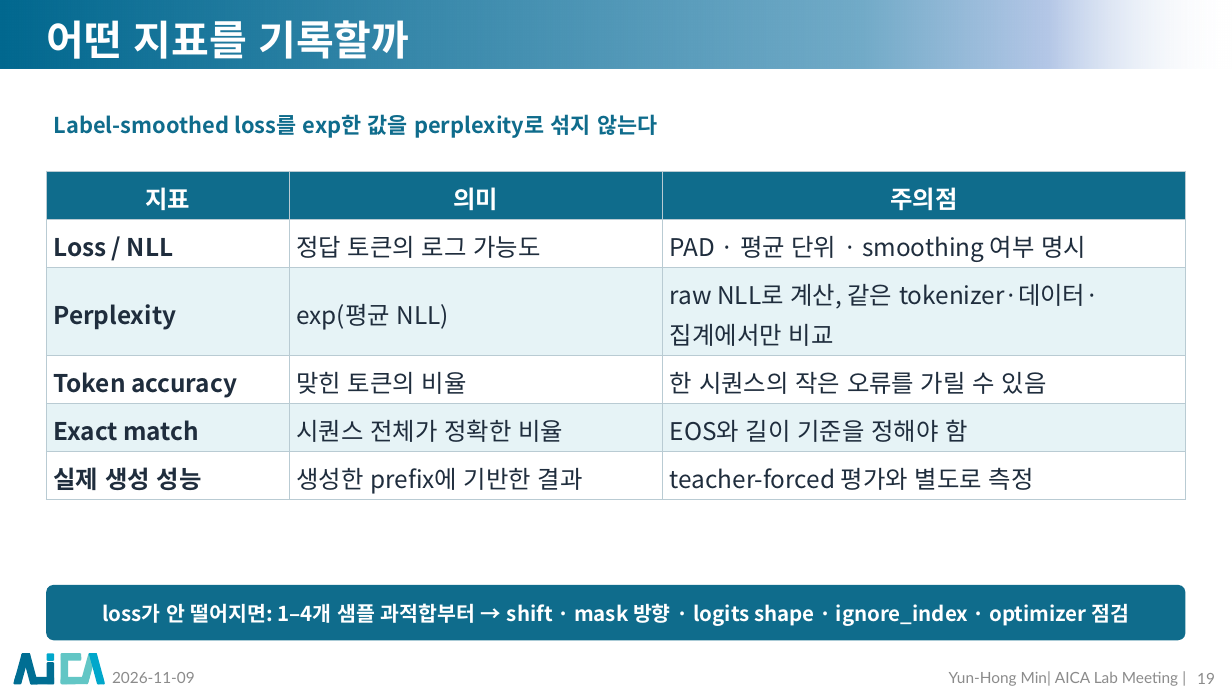
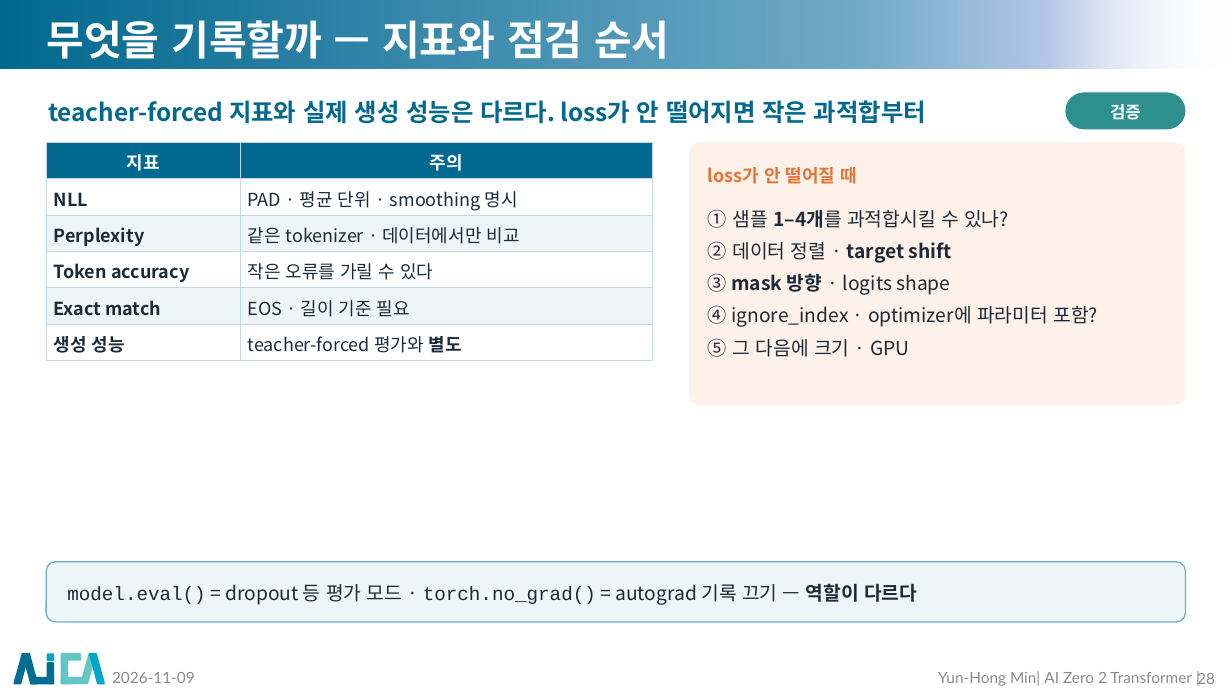
Before and after one commit to myunhh/AI-Zero-2-Transformers, a slide deck: slide 28 of lectures/week06_transformer_complete.pptx (slide 19 before the commit). Drawn at 1232x693 pixels with LibreOffice and Linux fonts; fonts in the diff are those of the drawing; background and template pictures are left out. Boxes give left, top, right and bottom in pixels: in the first picture for what was removed or moved away, otherwise in the second. Text is boxed around its words. In the diff, an @@ line names an element or a change of style, - is before the commit and + after.

```diff
--- a/lectures/week06_transformer_complete.pptx
+++ b/lectures/week06_transformer_complete.pptx
@@ title at (46, 20, 670, 59): text changed @@
-어떤 지표를 기록할까
+무엇을 기록할까 — 지표와 점검 순서
@@ text at (48, 100, 926, 124): text changed; size 17 to 19 pt; text colour #0F6C8C to #01688F @@
-Label-smoothed loss를 exp한 값을 perplexity로 섞지 않는다
+teacher-forced 지표와 실제 생성 성능은 다르다. loss가 안 떨어지면 작은 과적합부터
@@ rounded rectangle added at (1066, 92, 1186, 129), fill #2E8F8F, 13 pt, text #FFFFFF, bold @@
+검증
@@ table at (46, 142, 653, 360) @@
-column 1: 지표 | Loss / NLL | Perplexity | Token accuracy | Exact match | 실제 생성 성능
-column 2: 의미 | 정답 토큰의 로그 가능도 | exp(평균 NLL) | 맞힌 토큰의 비율 | 시퀀스 전체가 정확한 비율 | 생성한 prefix에 기반한 결과
-column 3: 주의점 | PAD · 평균 단위 · smoothing 여부 명시 | raw NLL로 계산, 같은 tokenizer·데이터·집계에서만 비교 | 한 시퀀스의 작은 오류를 가릴 수 있음 | EOS와 길이 기준을 정해야 함 | teacher-forced 평가와 별도로 측정
+column 1: 지표 | NLL | Perplexity | Token accuracy | Exact match | 생성 성능
+column 2: 주의 | PAD · 평균 단위 · smoothing 명시 | 같은 tokenizer · 데이터에서만 비교 | 작은 오류를 가릴 수 있다 | EOS · 길이 기준 필요 | teacher-forced 평가와 별도
@@ table: place and size @@
-table at (46, 171, 1186, 498)
+table at (46, 142, 653, 360)
@@ rounded rectangle added at (689, 142, 1186, 405), fill #FDF1E9 @@
@@ text added at (708, 167, 857, 184), 14 pt, text #E97132, bold @@
+loss가 안 떨어질 때
@@ text added at (708, 209, 1098, 357), 15 pt, text #1B2A36 @@
+① 샘플 1–4개를 과적합시킬 수 있나?
+② 데이터 정렬 · target shift
+③ mask 방향 · logits shape
+④ ignore_index · optimizer에 파라미터 포함?
+⑤ 그 다음에 크기 · GPU
@@ rounded rectangle added at (46, 562, 1186, 622), fill #EDF5F9, outline #72ABC8 1 pt, 15 pt, text #1B2A36 @@
+model.eval() = dropout 등 평가 모드 · torch.no_grad() = autograd 기록 끄기 — 역할이 다르다
@@ rounded rectangle removed at (46, 585, 1186, 640) @@
-loss가 안 떨어지면: 1–4개 샘플 과적합부터 → shift · mask 방향 · logits shape · ignore_index · optimizer 점검
@@ text at (938, 671, 1192, 686): text changed @@
-Yun-Hong Min| AICA Lab Meeting |
+Yun-Hong Min| AI Zero 2 Transformer |
@@ page number at (1197, 671, 1215, 686): text changed @@
-19
+28
```
Also in this commit, not shown: 17 other slides changed, 34 slides added, 25 slides removed, 21 other files.
